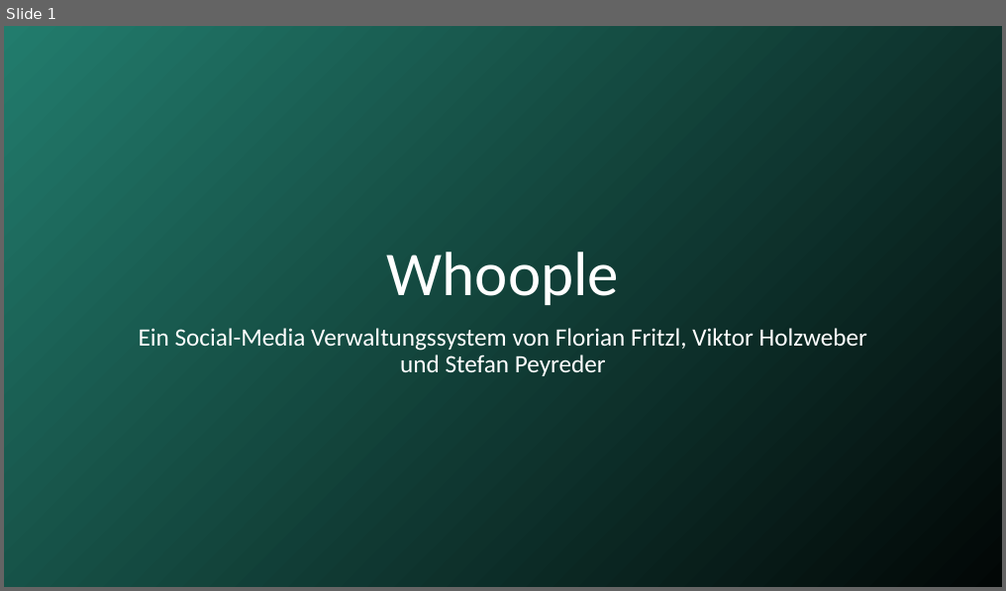
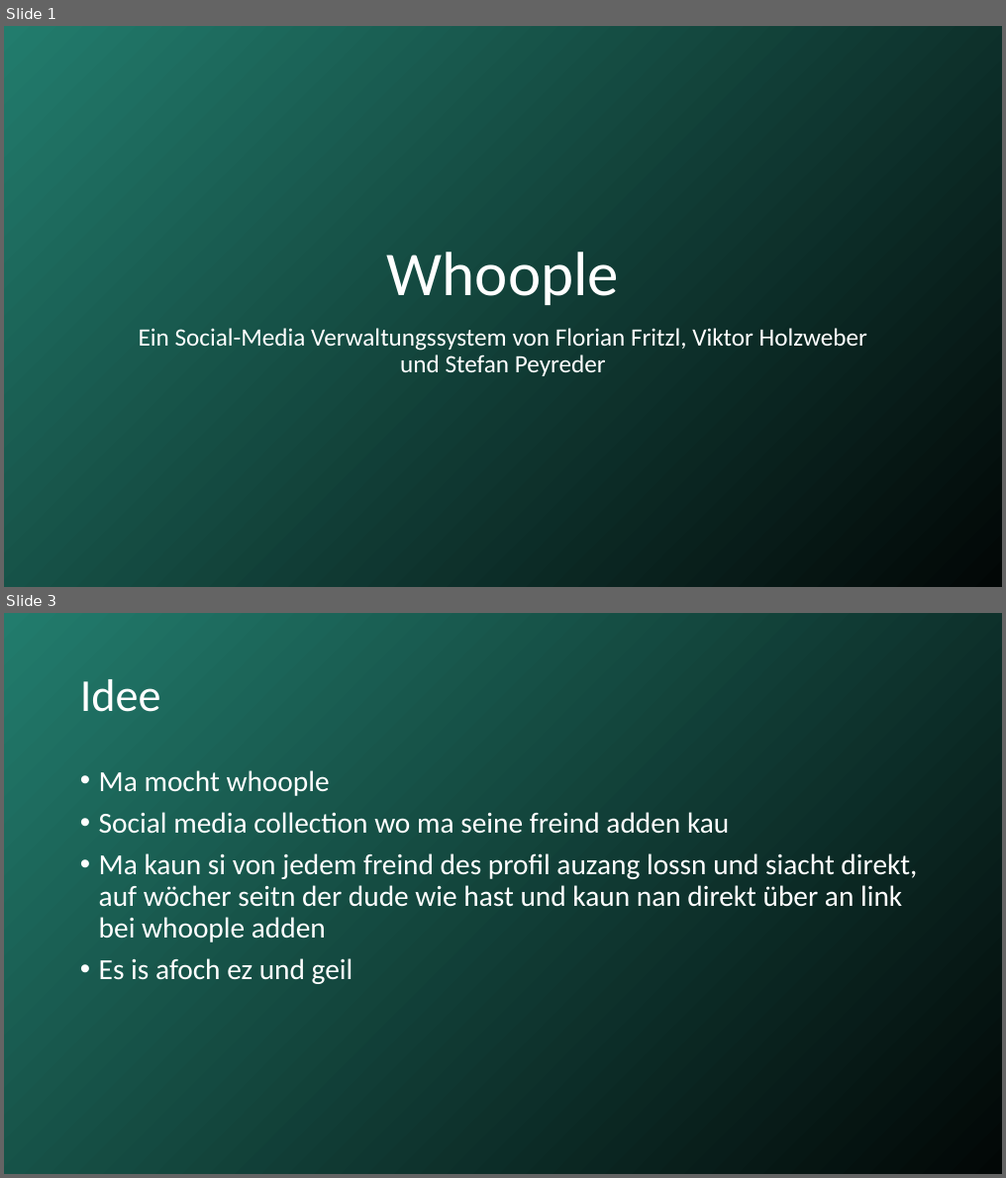
Before and after one commit to Florian-Fritzl-FH-Hagenberg/whoopleFH, a slide deck: pro3praes.pptx. Shown one above the other, each under a label of ours: slide 1 before the commit, slides 1 and 3 after it; the slides between them are not shown. The pictures are 1006x591 and 1006x1178 pixels, drawn with LibreOffice and Linux fonts; fonts in the diff are those of the drawing. Boxes give left, top, right and bottom in pixels: in the first picture for what was removed or moved away, otherwise in the second. Text is boxed around its words. In the diff, an @@ line names an element or a change of style, - is before the commit and + after.

```diff
--- a/pro3praes.pptx
+++ b/pro3praes.pptx
@@ slide 3 added at [4,613,1002,1174], background gradient #227C6D to #020706 @@
@@ title added at [80,679,161,712], 44 pt, text #FFFFFF @@
+Idee
@@ text added at [99,770,917,984], 28 pt, text #FFFFFF @@
+• Ma mocht whoople
+• Social media collection wo ma seine freind adden kau
+• Ma kaun si von jedem freind des profil auzang lossn und siacht direkt, auf wöcher seitn der dude wie hast und kaun nan direkt über an link bei whoople adden
+• Es is afoch ez und geil
```
Also in this commit, not shown: 2 slides changed, 5 other slides added, 5 slides removed.
